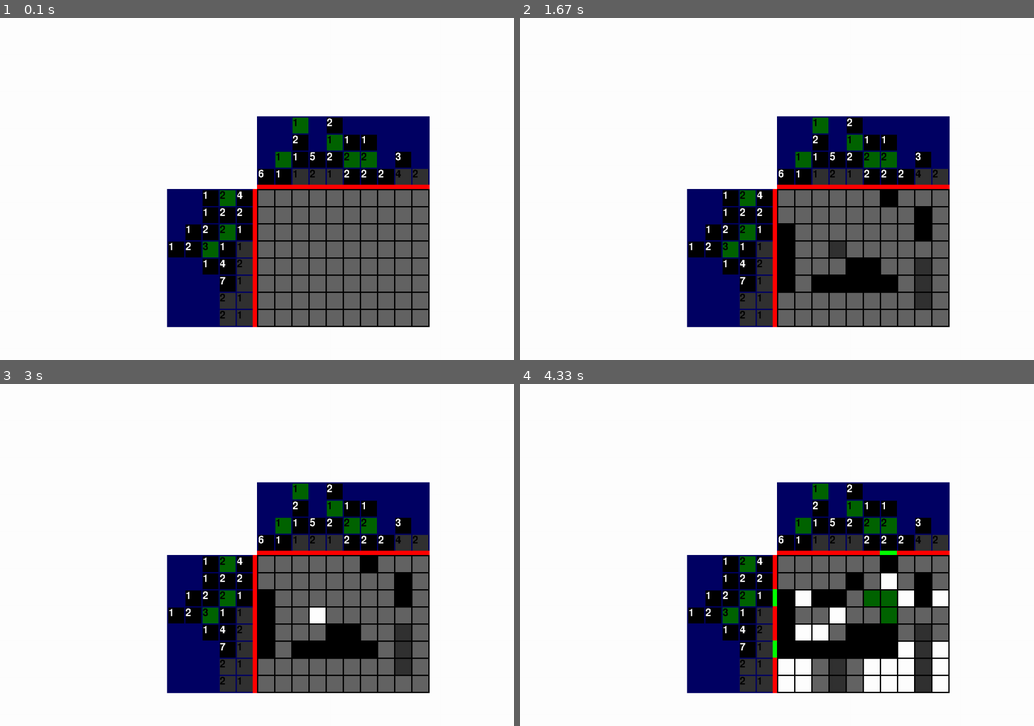
Above: before the commit, frames 1-4 (two rows, left to right).
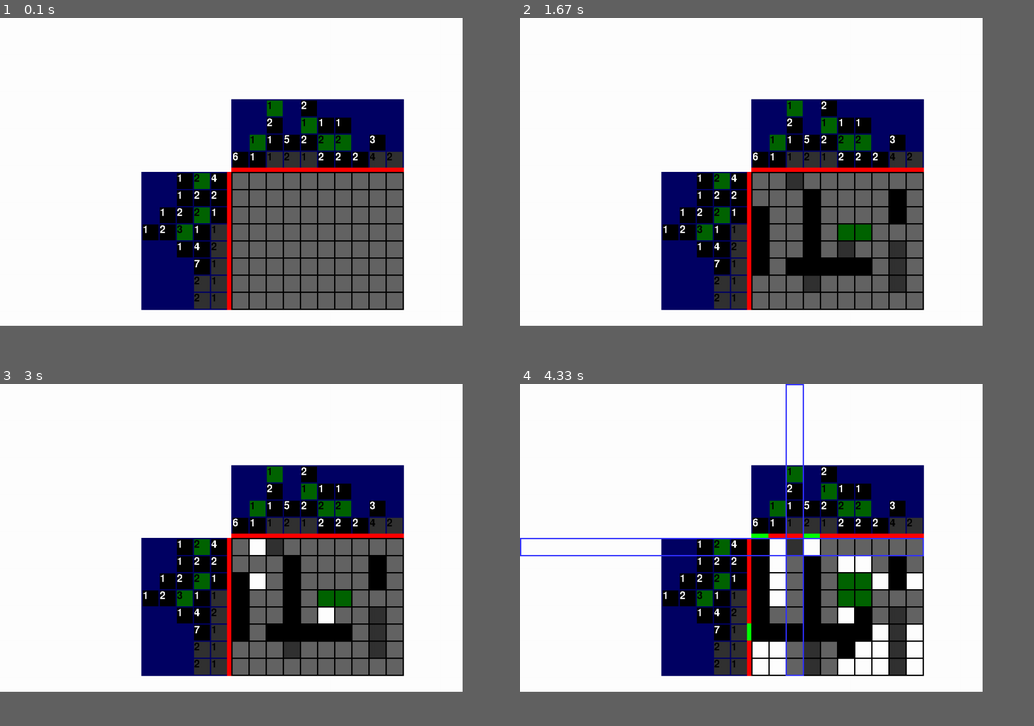
Above: after the commit, the same moments.

Repository: AtticusFinch2/Personal-stuff
Game: pygame game, started from Nonogram/NonoAgent.py
Two runs of this game, one before a commit and one after it. Both use one fixed random seed, a clock stepped at 60 frames per second and the inputs below.
Inputs (mouse positions are in pixels of both pictures, inside the frame that each line leads up to):
- Up to frame 1 (0.1 s): no input
- Up to frame 2 (1.67 s): click (920, 281) at 0.88 s; press the mouse at (838, 240) at 1.2 s; move the mouse to (787, 178) at 1.3 s; release the mouse at (735, 120) at 1.43 s; tap S at 1.5 s
- Up to frame 3 (3 s): press the mouse at (318, 606) at 1.87 s; move the mouse to (262, 578) at 1.97 s; release the mouse at (200, 555) at 2.1 s; press the mouse at (318, 606) at 2.2 s; move the mouse to (190, 568) at 2.3 s; release the mouse at (56, 527) at 2.43 s; press the mouse at (318, 606) at 2.53 s; move the mouse to (262, 537) at 2.63 s; release the mouse at (200, 469) at 2.77 s
- Up to frame 4 (4.33 s): tap S at 3.33, 3.73, 4.03 s; click (797, 548) at 4.22 s
In our replay, the window is 900x600 before the commit and 810x540 after it. These sizes can differ from the game's own. Grey fills any space a smaller window leaves; there, only what the larger window draws over its background counts as a difference.

The runs differ from the first frame. In frame 1, 21% of the frame differs, in the area x 27-84%, y 23-91%; in frame 2, 24%; in frame 3, 24%; in frame 4, 25%, in the area x 0-84%, y 0-91%.

Commit message:
NonoSPEED

Diff:
--- a/ConnectFour/c4game.py
+++ b/ConnectFour/c4game.py
@@ -76,7 +76,7 @@
 
         drawHandler(model)
         drawWinner(model)
-        watermark(model)
+        #watermark(model)
         # flip() the display to put your work on screen
         pygame.display.flip()
         if ticker >= 0 and model.player == 2:  # increase to slow it down, change the == statement to change who plays
--- a/Nonogram/NonoAgent.py
+++ b/Nonogram/NonoAgent.py
@@ -2,11 +2,12 @@
 from dataclasses import dataclass, field
 import copy
 import NonoLogic
+import time
 from collections import defaultdict
 
 # window setup
-xScene = 1200
-yScene = 800
+xScene = 1080
+yScene = 720
 framerate = 60
 boxW = 40
 boxH = 40
@@ -28,8 +29,6 @@
 
 # USE EXHAUSTIVE SEARCH WHEN YOU GET STUCK?
 EXHAUST_SOLVE_ON = True
-
-
 
 
 class ModelData:
@@ -261,12 +260,16 @@
             model.userBoard[key][x] = bindings_top[x][key]
     if old_board == model.userBoard and EXHAUST_SOLVE_ON:
         print("\nEXHAUSTIVE SOLVE")
+        starttime = time.time()
         solutions = NonoLogic.solveStuck(old_board, model.leftHints, model.topHints)
-        if len(solutions) > 1:
-            print(f"{len(solutions)} correct solutions found")
-        elif len(solutions) == 0:
-            print("NO SOLUTIONS FOUND WITH THE GIVEN BINDINGS\n++++SOMETHING WENT WRONG++++")
-        model.userBoard = solutions[0] if solutions else model.userBoard
+        endtime = time.time()
+        runtime = endtime - starttime
+        print(f'"TIMETAKEN",{runtime}')
+        #if len(solutions) > 1:
+            #print(f"{len(solutions)} correct solutions found")
+        #elif len(solutions) == 0:
+            #print("NO SOLUTIONS FOUND WITH THE GIVEN BINDINGS\n++++SOMETHING WENT WRONG++++")
+        model.userBoard = solutions if solutions else model.userBoard
     model.ubTransposed = NonoLogic.transpose(model.userBoard)
 
 
--- a/Nonogram/NonoLogic.py
+++ b/Nonogram/NonoLogic.py
@@ -48,31 +48,43 @@
 def expand(rowLength, hintk):
     hintj = copy.deepcopy(hintk)
     hintj.reverse()
-    return expandinner(rowLength, hintj)
-
-
-def expandinner(rowLength, hintj, i=None, row=None):
+    return expandinner(rowLength, hintj, {})
+def expandBindings(rowLength, hintk, bindings):
+    hintj = copy.deepcopy(hintk)
+    hintj.reverse()
+    return expandinner(rowLength, hintj, bindings)
+
+
+def expandinner(rowLength, hintj, bindings, i=None, row=None):
     hint = copy.deepcopy(hintj)
     row = [99 for _ in range(rowLength)] if row is None else copy.deepcopy(row)
     i = 0 if i is None else i
-    #print(row, hint, i)
     if i < rowLength:
         if len(hint)<=0:  # the rest of the row has to be 0
             row[i] = 0
-            return expandinner(rowLength, hint, i=i+1, row=row)
+            if i in bindings and bindings[i] != 0:
+                return []
+            return expandinner(rowLength, hint, bindings, i=i+1, row=row)
         else:
             row[i] = 0
-            zeroBranch = expandinner(rowLength, hint, i=i+1, row=row)  # branch if current box is 0
+            if i in bindings and bindings[i] != 0:
+                zeroBranch = []
+            else:
+                zeroBranch = expandinner(rowLength, hint, bindings, i=i+1, row=row)  # branch if current box is 0
             if hint[0][0] <= rowLength-i:
                 for i2 in range(hint[0][0]):  # if we have a hint, make all boxes in the range of the hint its value
                     index = i + i2
+                    if index in bindings and bindings[index] != hint[0][1]:
+                        return zeroBranch
                     row[index] = hint[0][1]
                 if rowLength - index >= 2 and len(hint) >= 2:  # if we have space and our next hint is the same type,
                     if hint[1][1] == hint[0][1]:
                         index += 1
+                        if index in bindings and bindings[index] != 0:
+                            return zeroBranch
                         row[index] = 0  # put white space
                 hint.pop(0)  # we have used the firstmost hint
-                valueBranch = expandinner(rowLength, hint, i=index+1, row=row)  # branch if current box is topmost hint
+                valueBranch = expandinner(rowLength, hint, bindings, i=index+1, row=row)  # branch if current box is topmost hint
                 return zeroBranch+valueBranch
             return zeroBranch
     # if code reaches this point, we are at a leaf.
@@ -117,7 +129,7 @@
         binding = {x: oldboard[y][x] for x in range(w) if oldboard[y][x] != 99}
         #print(f"input:{[oldboard[y][x] for x in range(w)]} \nbindings: {binding}")
         #print(f"the thing {refine(binding, expand(w, hints[y]))}")
-        bindings_left.append(collapse(refine(binding, expand(w, hints[y]))))
+        bindings_left.append(collapse(expandBindings(w, hints[y], binding)))
     return bindings_left
 
 
@@ -125,7 +137,7 @@
     bindings_top = []
     for x in range(w):
         binding = {y: oldboard[y][x] for y in range(h) if oldboard[y][x] != 99}
-        bindings_top.append(collapse(refine(binding, expand(h, hints[x]))))
+        bindings_top.append(collapse(expandBindings(h, hints[x], binding)))
     return bindings_top
 
 
@@ -160,36 +172,38 @@
         current_hints = lefthints[current]
         binding = {x: oldboard[current][x] for x in range(w) if oldboard[current][x] != 99}
         #print(binding, current_hints)
-        permutations = refine(binding, expand(w, current_hints))
+        permutations = expandBindings(w, current_hints, binding)
         #print(permutations, current, "ROW")
-        ans = []
         board = copy.deepcopy(oldboard)
         for branch in permutations:
             board[current] = branch
             newSR = copy.deepcopy(stuckRow)
             newSC = copy.deepcopy(stuckCol)
-            ans = ans + solveStuck_inner(newSR, newSC, board, lefthints, tophints)
-        return ans
+            newANS = solveStuck_inner(newSR, newSC, board, lefthints, tophints)
+            if newANS:
+                return newANS
+        return None
     elif stuckCol:
         current = stuckCol.pop()
         current_hints = tophints[current]
         binding = {y: oldboard[y][current] for y in range(h) if oldboard[y][current] != 99}
-        permutations = refine(binding, expand(h, current_hints))
+        permutations = expandBindings(h, current_hints, binding)
         #print(permutations, binding, current, "COL")
-        ans = []
         board = copy.deepcopy(oldboard)
         for branch in permutations:
             for y in range(h):
                 board[y][current] = branch[y]
             newSR = copy.deepcopy(stuckRow)
             newSC = copy.deepcopy(stuckCol)
-            ans = ans + solveStuck_inner(newSR, newSC, board, lefthints, tophints)
-        return ans
+            newANS = solveStuck_inner(newSR, newSC, board, lefthints, tophints)
+            if newANS:
+                return newANS
+        return None
     else:
         #print(check(oldboard, lefthints, tophints, transpose(oldboard)), oldboard)
         if check(oldboard, lefthints, tophints, transpose(oldboard)):
-            return [oldboard]
-        return []
+            return oldboard
+        return None
 
 
 def stuckTestCase():
@@ -201,7 +215,7 @@
     #print(sr,sc)
     ans = solveStuck_inner(sr, sc, board, lefthints, tophints)
     print(ans)
-    print(f"correct? {ans[0] == correctboard}")
+    print(f"correct? {ans == correctboard}")
 
 
 if __name__ == '__main__':
@@ -211,4 +225,4 @@
     print(r)
     #print(refine({1:1},r))
     print(collapse(r))
-    #stuckTestCase()
+    stuckTestCase()
--- a/Nonogram/NonoPaint.py
+++ b/Nonogram/NonoPaint.py
@@ -18,7 +18,7 @@
 
 # PUT YOUR NONOGRAM W AND H HERE
 nonoW = 10
-nonoH = 8
+nonoH = 10
 
 
 class ModelData:
--- /dev/null
+++ b/Nonogram/NonoPuzzles/diagonalLine.json
@@ -0,0 +1 @@
+[[2, 0, 0, 0, 0], [0, 2, 0, 0, 0], [0, 0, 2, 0, 0], [0, 0, 0, 2, 0], [0, 0, 0, 0, 2]]
--- /dev/null
+++ b/Nonogram/NonoPuzzles/hiii.json
@@ -0,0 +1 @@
+[[0, 2, 0, 2, 0, 2, 0, 2, 0, 2], [0, 2, 0, 2, 0, 0, 0, 0, 0, 0], [0, 2, 2, 2, 0, 2, 0, 2, 0, 2], [0, 2, 0, 2, 0, 2, 0, 2, 0, 2], [0, 2, 0, 2, 0, 2, 0, 2, 0, 2]]
--- /dev/null
+++ b/Nonogram/NonoPuzzles/randomness2.json
@@ -0,0 +1 @@
+[[2, 2, 2, 2, 2, 0, 2, 0, 0, 2], [3, 2, 3, 3, 2, 2, 3, 3, 0, 0], [0, 3, 3, 1, 2, 1, 0, 1, 2, 0], [0, 1, 0, 3, 2, 2, 2, 3, 2, 2], [2, 3, 1, 0, 2, 0, 2, 3, 3, 2], [0, 3, 3, 0, 3, 3, 3, 3, 2, 3], [3, 2, 3, 3, 1, 0, 3, 3, 3, 0], [0, 2, 0, 1, 1, 0, 1, 1, 1, 1], [0, 1, 1, 2, 1, 1, 1, 3, 2, 0], [3, 0, 2, 2, 1, 3, 0, 2, 2, 0]]
Renamed: Nonogram/NonoPuzzles/fourStateUnsolvable.json -> Nonogram/NonoPuzzles/hardCase.json
